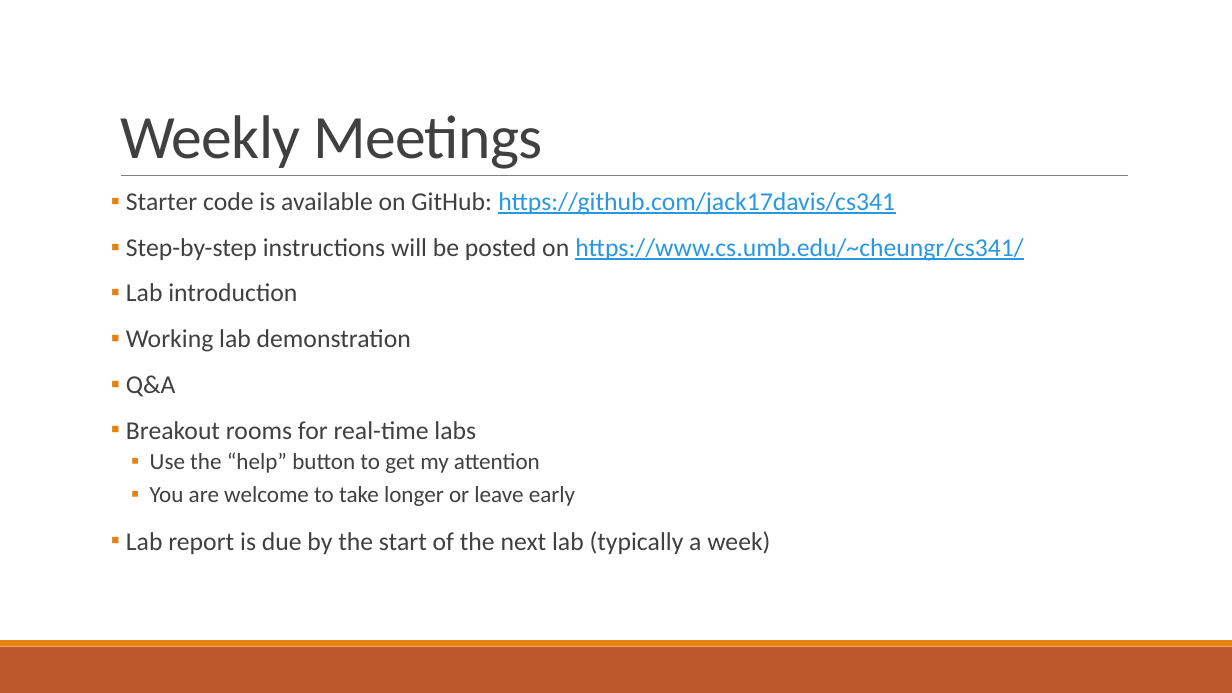
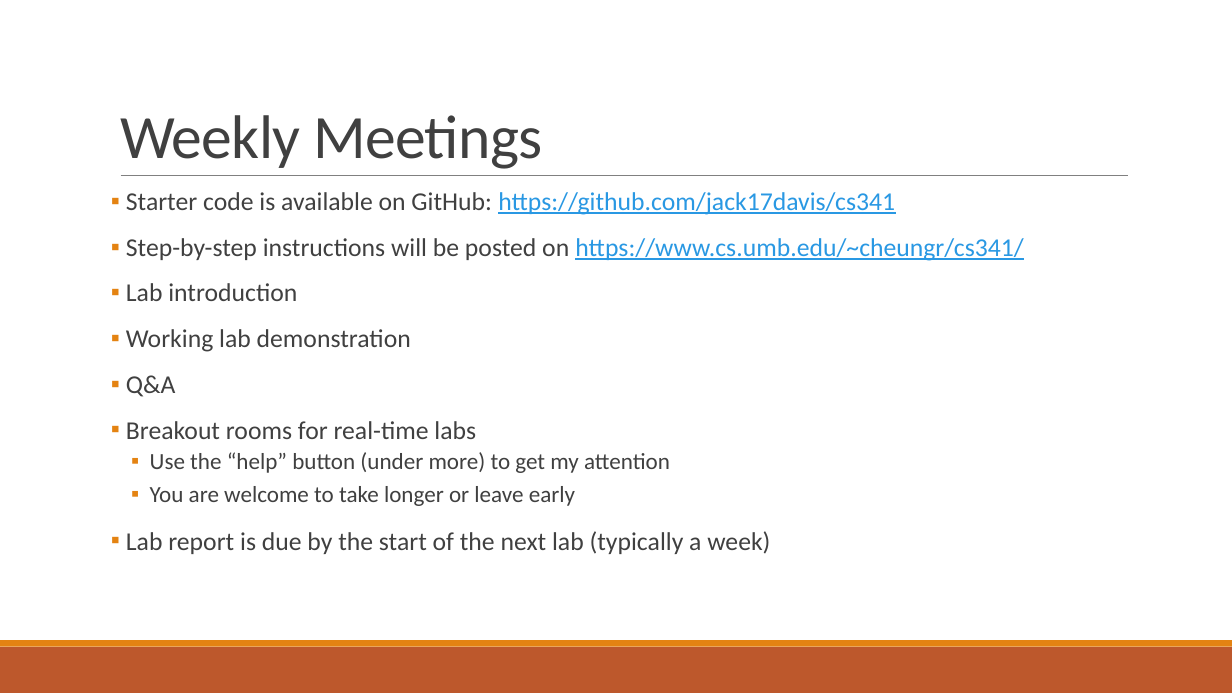
Before and after one commit to RyanZurrin/cs341, a slide deck: slide 4 of Lab 1/CS 341 Lab introduction.pptx. Drawn at 1232x693 pixels with LibreOffice and Linux fonts; fonts in the diff are those of the drawing. Boxes give left, top, right and bottom in pixels: in the first picture for what was removed or moved away, otherwise in the second. Text is boxed around its words. In the diff, an @@ line names an element or a change of style, - is before the commit and + after.

```diff
--- a/Lab 1/CS 341 Lab introduction.pptx
+++ b/Lab 1/CS 341 Lab introduction.pptx
@@ text at (150, 452, 670, 473): text changed @@
-  ▪ Use the “help” button to get my attention
+  ▪ Use the “help” button (under more) to get my attention
```
Also in this commit, not shown: 1 other slide changed, 1 other file.
